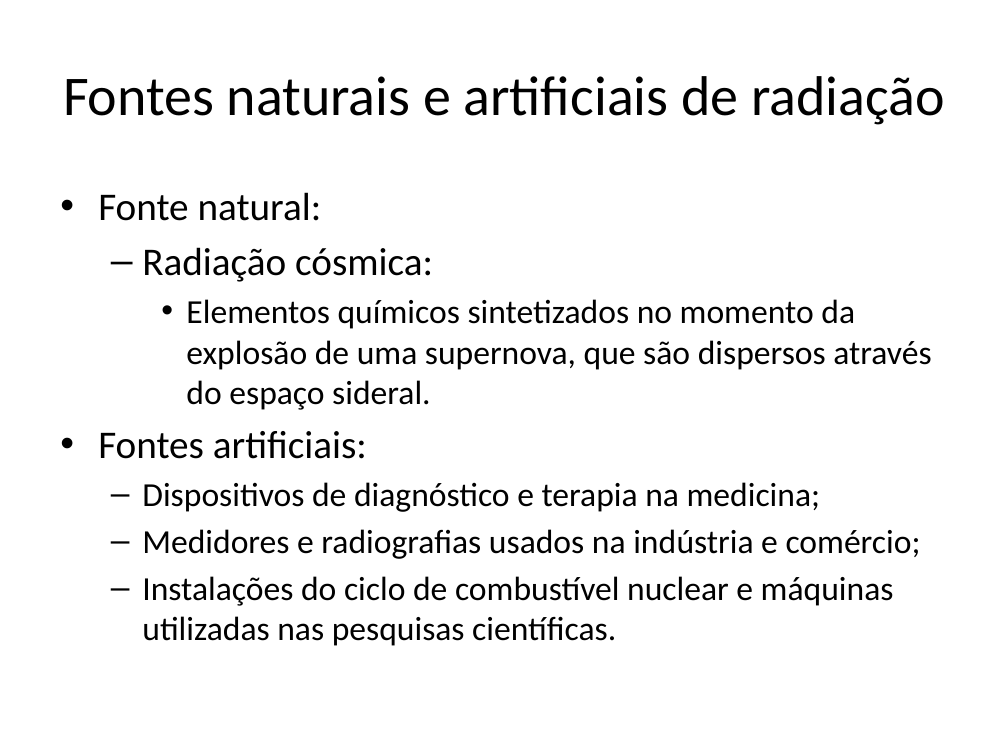
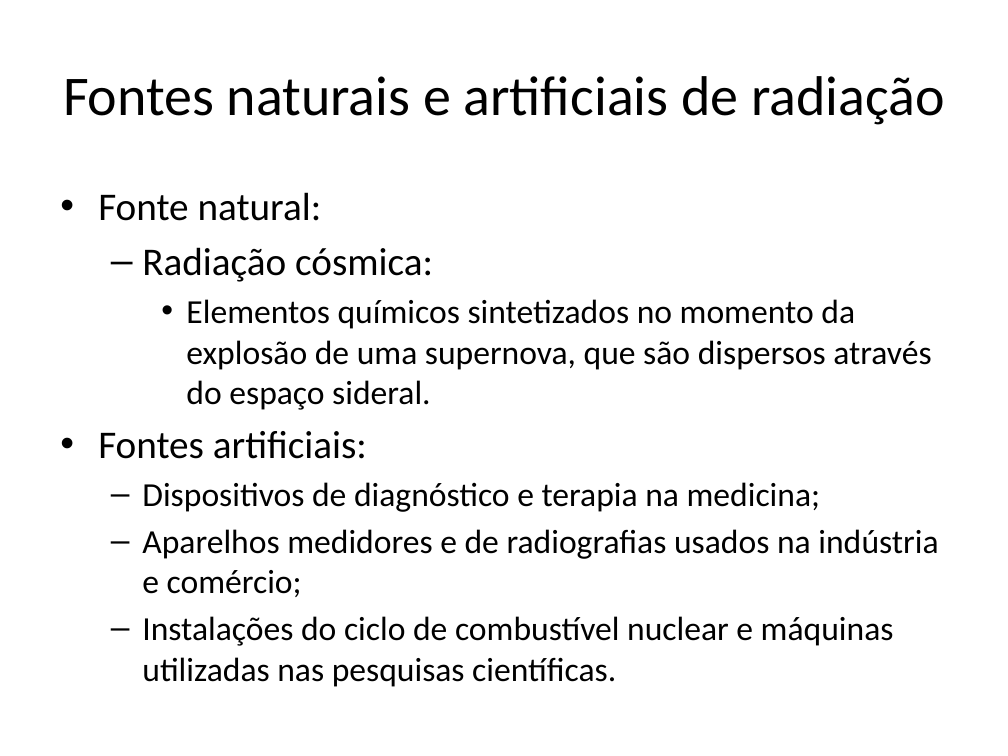
Before and after one commit to dioferreira/tcc, a slide deck: slide 8 of TCC_apresentação.pptx (slide 10 before the commit). Drawn at 1008x756 pixels with LibreOffice and Linux fonts; fonts in the diff are those of the drawing. Boxes give left, top, right and bottom in pixels: in the first picture for what was removed or moved away, otherwise in the second. Text is boxed around its words. In the diff, an @@ line names an element or a change of style, - is before the commit and + after.

```diff
--- a/TCC_apresentação.pptx
+++ b/TCC_apresentação.pptx
@@ text at (142, 529, 938, 597): text changed @@
-  – Medidores e radiografias usados na indústria e comércio;
+  – Aparelhos medidores e de radiografias usados na indústria e comércio;
```
Also in this commit, not shown: 10 other slides changed, 3 slides removed.
